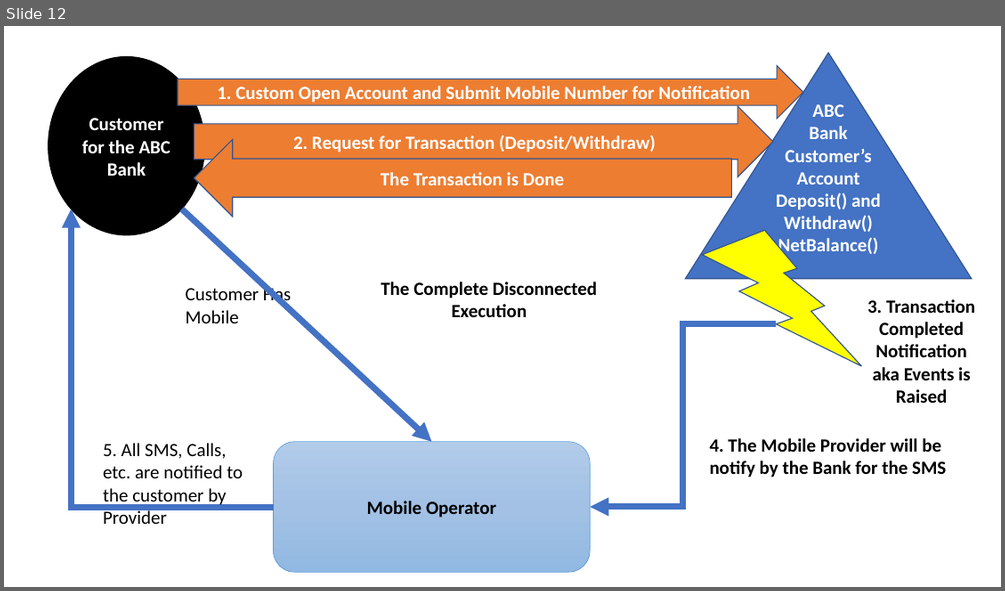
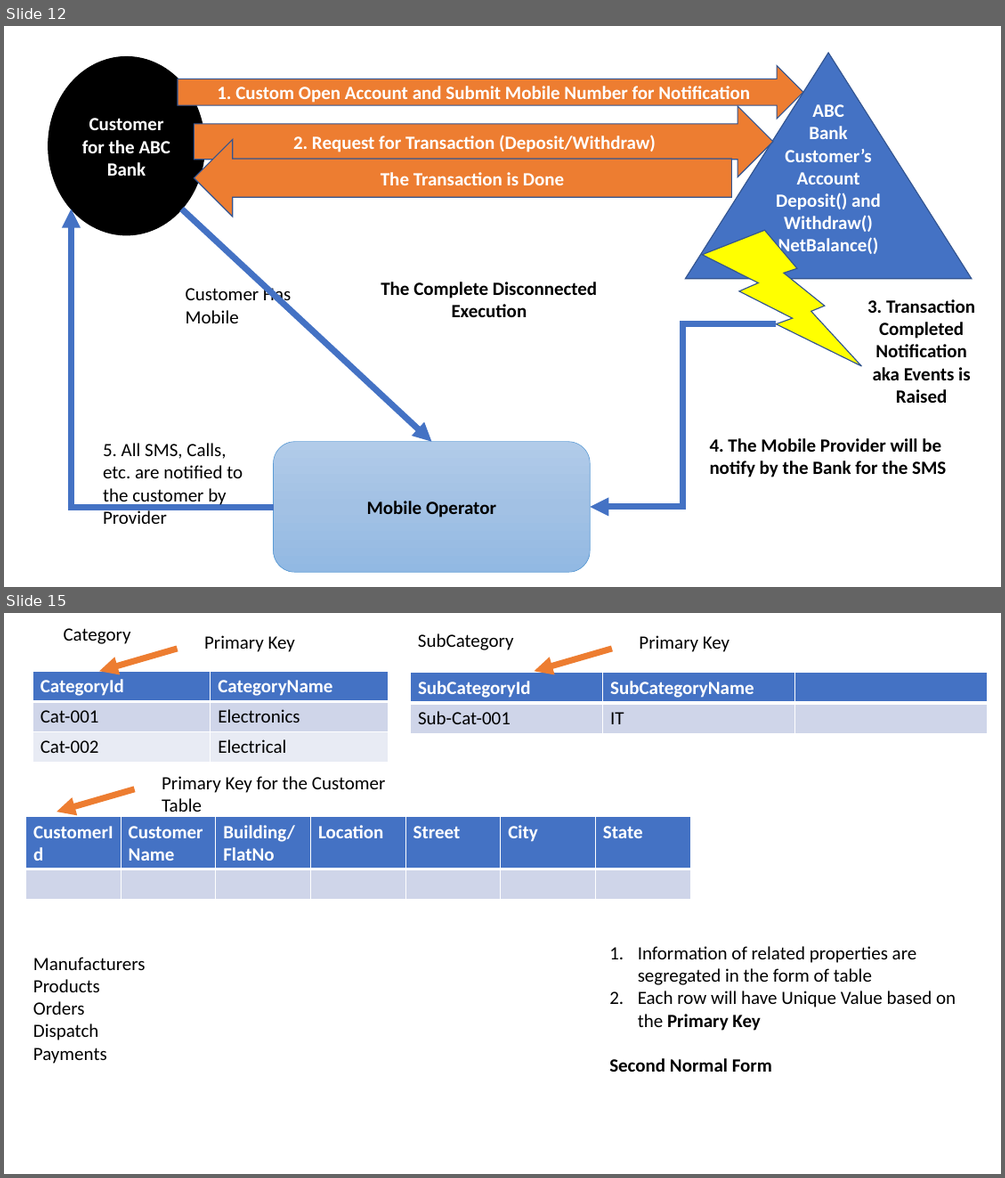
Before and after one commit to maheshsabnis/NetFrwk_Projects, a slide deck: Training-Images.pptx. Shown one above the other, each under a label of ours: slide 12 before the commit, slides 12 and 15 after it; the slides between them are not shown. The pictures are 1005x591 and 1005x1178 pixels, drawn with LibreOffice and Linux fonts; fonts in the diff are those of the drawing. Boxes give left, top, right and bottom in pixels: in the first picture for what was removed or moved away, otherwise in the second. Text is boxed around its words. In the diff, an @@ line names an element or a change of style, - is before the commit and + after.

```diff
--- a/Training-Images.pptx
+++ b/Training-Images.pptx
@@ slide 15 added at [4, 613, 1001, 1174], background #FFFFFF @@
@@ text added at [64, 628, 131, 644], 18 pt, text #000000 @@
+Category
@@ text added at [204, 635, 295, 652], 18 pt, text #000000 @@
+Primary Key
@@ text added at [418, 633, 514, 650], 18 pt, text #000000 @@
+SubCategory
@@ text added at [639, 635, 729, 652], 18 pt, text #000000 @@
+Primary Key
@@ arrow added from (178, 649) to (100, 672), #ED7D31 6 pt @@
@@ arrow added from (612, 649) to (534, 672), #ED7D31 6 pt @@
@@ table added at [33, 672, 389, 763], 3 rows, 2 columns @@
+CategoryId | CategoryName
+Cat-001 | Electronics
+Cat-002 | Electrical
@@ table added at [411, 673, 987, 733], 2 rows, 3 columns @@
+SubCategoryId | SubCategoryName | 
+Sub-Cat-001 | IT | 
@@ arrow added from (134, 788) to (57, 811), #ED7D31 6 pt @@
@@ text added at [162, 776, 386, 818], 18 pt, text #000000 @@
+Primary Key for the Customer Table
@@ table added at [25, 817, 690, 900], 2 rows, 7 columns @@
+CustomerId | CustomerName | Building/FlatNo | Location | Street | City | State
+ |  |  |  |  |  | 
@@ text added at [33, 957, 146, 1063], 18 pt, text #000000 @@
+Manufacturers
+Products
+Orders
+Dispatch
+Payments
@@ text added at [609, 946, 955, 1071], 18 pt, text #000000 @@
+1. Information of related properties are segregated in the form of table
+2. Each row will have Unique Value based on the Primary Key
+Second Normal Form
```
Also in this commit, not shown: 3 other slides added, 6 other files.
